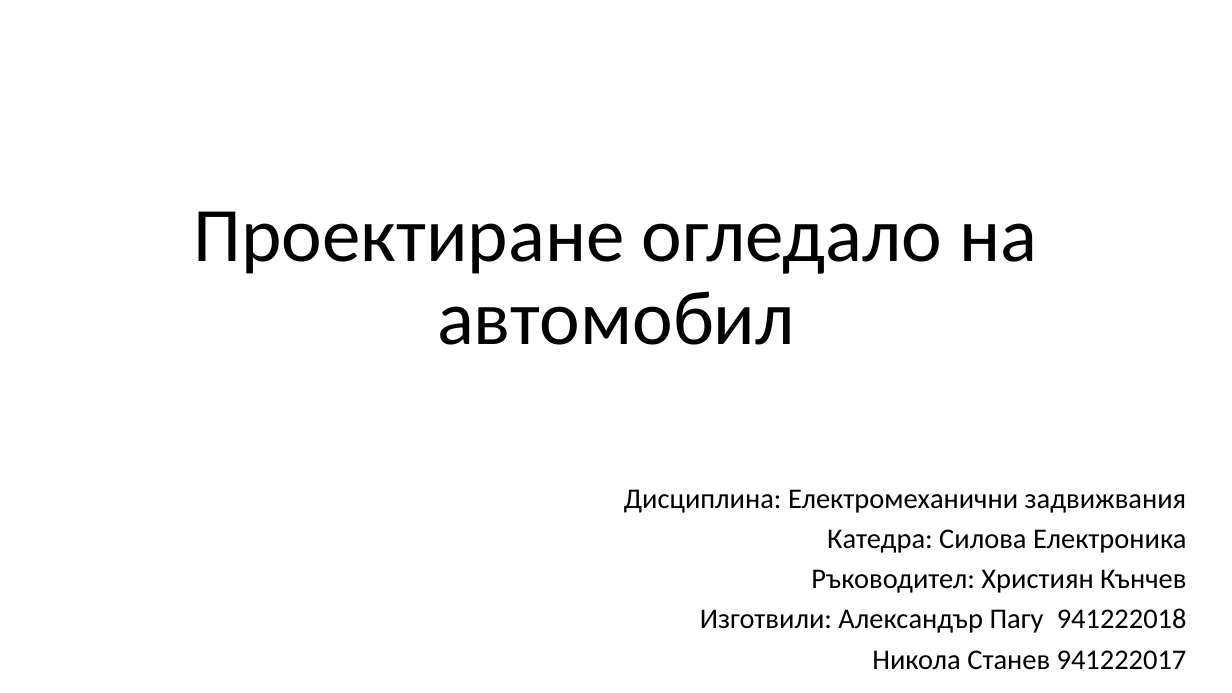
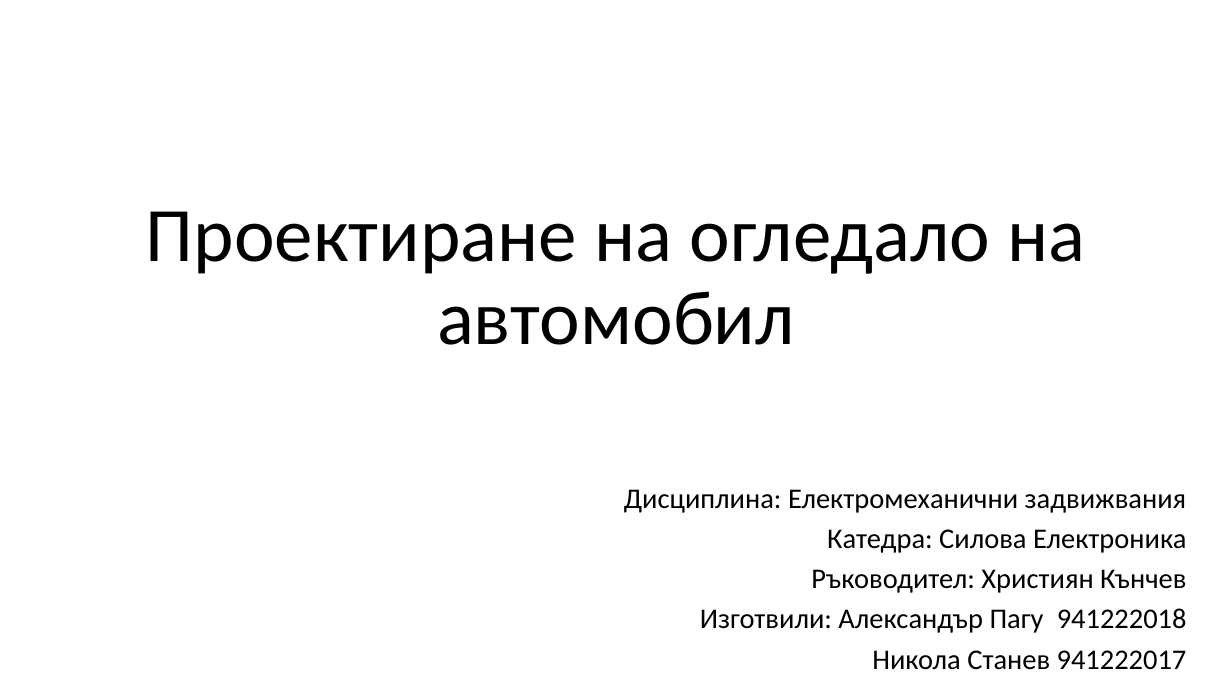
Before and after one commit to AlPagkou/EMZ-Project, a slide deck: slide 1 of ЕМЗ Проект.pptx. Drawn at 1232x693 pixels with LibreOffice and Linux fonts; fonts in the diff are those of the drawing. Boxes give left, top, right and bottom in pixels: in the first picture for what was removed or moved away, otherwise in the second. Text is boxed around its words. In the diff, an @@ line names an element or a change of style, - is before the commit and + after.

```diff
--- a/ЕМЗ Проект.pptx
+++ b/ЕМЗ Проект.pptx
@@ title at (146, 211, 1086, 345): text changed @@
-Проектиране огледало на автомобил
+Проектиране на огледало на автомобил
```
